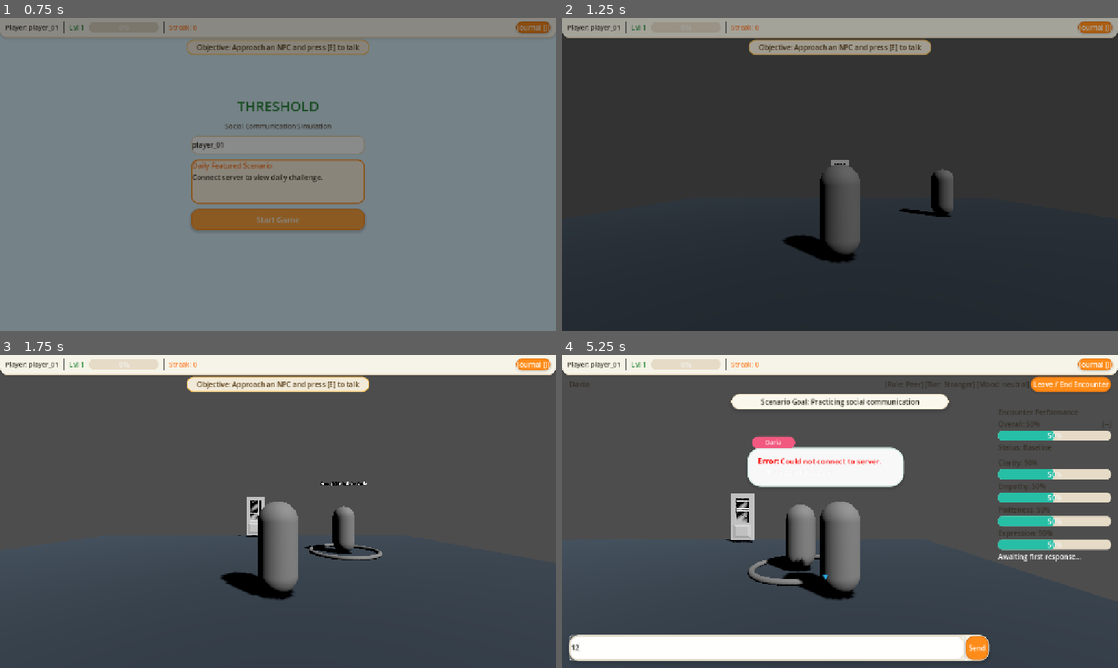
Above: before the commit, frames 1-4 (two rows, left to right).
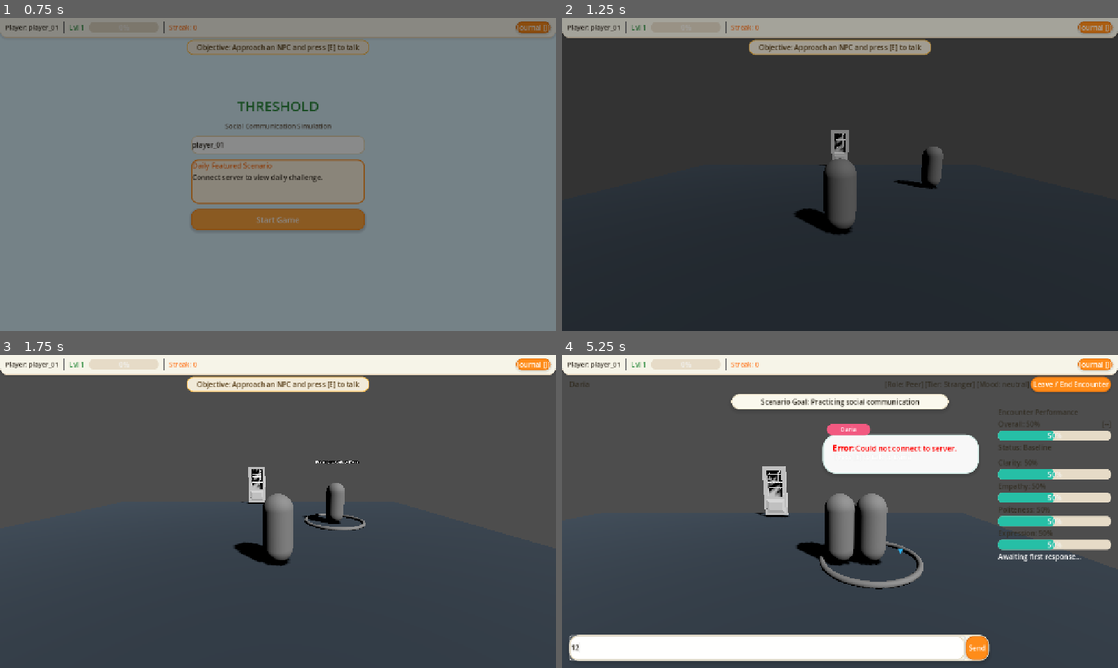
Above: after the commit, the same moments.

Repository: ahmad-ovh/THRESHOLD
Game: Godot game, scene res://scenes/main_menu/MainMenu.tscn
Same seed, same stepped clock (60 frames per second), same inputs: the game is played once before the commit and once after it.
Inputs (mouse positions are in pixels of both pictures, inside the frame that each line leads up to):
- Up to frame 1 (0.75 s): click "Start Game" at 0.5 s
- Up to frame 2 (1.25 s): no input
- Up to frame 3 (1.75 s): tap E (interact) at 1.25 s; move the mouse to (400, 495) at 1.27 s; hold D (move_right) from 1.28 s (still down); hold E (interact) from 1.28 s (still down); click (400, 495) at 1.42 s
- Up to frame 4 (5.25 s): release D (move_right) at 2 s; release E (interact) at 2 s; drag from (728, 527) to (812, 574) at 2.02 s; click "Journal [J]" at 2.75 s; click "✖" at 3.5 s; tap E (interact) at 4.25 s; move the mouse to (895, 442) at 4.27 s; hold D (move_right) 4.28-5 s; hold J (toggle_journal) 4.28-5 s; click (895, 442) at 4.42 s; click (767, 649) at 5.02 s; type "12" at 5.1 s

Frame 1 is identical in both runs. In frame 2, 2.6% of the frame differs, in the area x 39-71%, y 35-78%; in frame 3, 3.7%; in frame 4, 11%, in the area x 29-75%, y 22-79%.

Commit message:
feat: implement dollhouse side view camera tracking and parallel dialogue character alignment

Diff:
--- a/client/scenes/player/Player3D.gd
+++ b/client/scenes/player/Player3D.gd
@@ -5,20 +5,24 @@
 @export var run_speed: float = 6.5
 @export var acceleration: float = 20.0
 @export var friction: float = 25.0
-@export var mouse_sensitivity: float = 0.003
-@export var min_pitch: float = -50.0 # Degrees looking up
-@export var max_pitch: float = 30.0  # Degrees looking down
+
+# Dollhouse Side Camera Parameters
+@export var camera_follow_speed: float = 5.0
+@export var room_min_x: float = -12.0
+@export var room_max_x: float = 12.0
+@export var room_min_z: float = -8.0
+@export var room_max_z: float = 8.0
 
 @onready var camera_pivot: Node3D = $CameraPivot
 @onready var spring_arm: SpringArm3D = $CameraPivot/SpringArm3D
+@onready var camera_3d: Camera3D = $CameraPivot/SpringArm3D/Camera3D
 @onready var character_mesh: Node3D = $CharacterMesh
 @onready var interaction_detector: Area3D = $InteractionDetector
 
 var gravity: float = ProjectSettings.get_setting("physics/3d/default_gravity", 9.8)
 var current_target: Node3D = null
-var is_orbiting_camera: bool = false
-var default_spring_length: float = 4.0
-var dialogue_spring_length: float = 2.2
+var default_spring_length: float = 5.0
+var dialogue_spring_length: float = 2.6
 
 func _ready() -> void:
 	add_to_group("player")
@@ -26,6 +30,11 @@
 	interaction_detector.area_exited.connect(_on_area_exited)
 	if spring_arm:
 		default_spring_length = spring_arm.spring_length
+	_setup_dollhouse_camera()
+
+func _setup_dollhouse_camera() -> void:
+	# Fixed dollhouse side view angle (-12 degrees pitch, facing straight into room)
+	camera_pivot.rotation_degrees = Vector3(-12.0, 0.0, 0.0)
 
 func _unhandled_input(event: InputEvent) -> void:
 	# Interaction trigger
@@ -39,21 +48,8 @@
 			GameController.hud_ref._toggle_journal()
 			return
 
-	# Right-click mouse drag to orbit camera
-	if event is InputEventMouseButton:
-		if event.button_index == MOUSE_BUTTON_RIGHT:
-			is_orbiting_camera = event.pressed
-			Input.mouse_mode = Input.MOUSE_MODE_CAPTURED if is_orbiting_camera else Input.MOUSE_MODE_VISIBLE
-
-	# Mouse look rotation
-	if is_orbiting_camera and event is InputEventMouseMotion:
-		camera_pivot.rotate_y(-event.relative.x * mouse_sensitivity)
-		var current_pitch = camera_pivot.rotation_degrees.x
-		var new_pitch = clamp(current_pitch - event.relative.y * mouse_sensitivity * 50.0, min_pitch, max_pitch)
-		camera_pivot.rotation_degrees.x = new_pitch
-
 func _physics_process(delta: float) -> void:
-	# Apply gravity (no jumping in this story game)
+	# Apply gravity
 	if not is_on_floor():
 		velocity.y -= gravity * delta
 
@@ -64,10 +60,8 @@
 	if EncounterManager and EncounterManager.current_state != EncounterManager.State.LOBBY:
 		can_move = false
 
-	# Camera Dialogue Framing Interpolation
-	if spring_arm:
-		var target_len = dialogue_spring_length if not can_move else default_spring_length
-		spring_arm.spring_length = lerp(spring_arm.spring_length, target_len, 6.0 * delta)
+	# Dollhouse Side Camera Tracking & Dialogue Zoom Interpolation
+	_update_dollhouse_camera(delta, can_move)
 
 	if can_move:
 		_handle_ground_movement(delta)
@@ -75,6 +69,27 @@
 		_apply_friction(delta)
 
 	move_and_slide()
+
+func _update_dollhouse_camera(delta: float, can_move: bool) -> void:
+	if not spring_arm or not camera_pivot:
+		return
+
+	if can_move:
+		# Smooth follow player with delay, clamped to room boundaries
+		var target_x = clamp(global_position.x, room_min_x, room_max_x)
+		var target_z = clamp(global_position.z, room_min_z, room_max_z)
+		camera_pivot.global_position.x = lerp(camera_pivot.global_position.x, target_x, camera_follow_speed * delta)
+		camera_pivot.global_position.z = lerp(camera_pivot.global_position.z, target_z + 1.2, camera_follow_speed * delta)
+		spring_arm.spring_length = lerp(spring_arm.spring_length, default_spring_length, camera_follow_speed * delta)
+	else:
+		# Dialogue camera tween: Center between player and NPC side-by-side
+		var npcs = get_tree().get_nodes_in_group("npcs")
+		if npcs.size() > 0:
+			var target_npc = npcs[0]
+			var mid_point = (global_position + target_npc.global_position) / 2.0
+			camera_pivot.global_position.x = lerp(camera_pivot.global_position.x, mid_point.x, camera_follow_speed * delta)
+			camera_pivot.global_position.z = lerp(camera_pivot.global_position.z, mid_point.z + 0.8, camera_follow_speed * delta)
+		spring_arm.spring_length = lerp(spring_arm.spring_length, dialogue_spring_length, camera_follow_speed * delta)
 
 func _handle_ground_movement(delta: float) -> void:
 	var raw_input = Input.get_vector("move_left", "move_right", "move_forward", "move_backward")
@@ -84,10 +99,8 @@
 	var is_running = Input.is_action_pressed("sprint") or Input.is_key_pressed(KEY_SHIFT)
 	var target_speed = run_speed if is_running else walk_speed
 
-	# Calculate direction relative to camera facing
-	var camera_basis = camera_pivot.global_transform.basis
-	var direction = (camera_basis * Vector3(raw_input.x, 0, raw_input.y)).normalized()
-	direction.y = 0
+	# Move in dollhouse 2.5D space relative to fixed camera facing
+	var direction = Vector3(raw_input.x, 0, raw_input.y).normalized()
 
 	if direction.length_squared() > 0.01:
 		velocity.x = move_toward(velocity.x, direction.x * target_speed, acceleration * delta)
--- a/client/singletons/EncounterManager.gd
+++ b/client/singletons/EncounterManager.gd
@@ -25,28 +25,24 @@
 			target_npc = npc
 			break
 
-	# Calculate natural conversational standing position (1.8m distance) & face-to-face alignment
+	# Calculate parallel side-by-side standing position relative to dollhouse side camera view
 	if target_npc and player:
-		var diff = player.global_position - target_npc.global_position
-		diff.y = 0.0
-		if diff.length() < 0.1:
-			diff = Vector3(0, 0, 1.8)
-		var target_pos = target_npc.global_position + diff.normalized() * 1.8
+		# Player stands to the left (-1.6m on X axis relative to NPC)
+		var standing_offset = Vector3(-1.6, 0.0, 0.0)
+		var target_pos = target_npc.global_position + standing_offset
 
-		# Smoothly glide player to standing spot
+		# Smoothly glide player to parallel standing spot
 		var tween = create_tween().set_parallel(true).set_trans(Tween.TRANS_QUAD).set_ease(Tween.EASE_OUT)
 		tween.tween_property(player, "global_position:x", target_pos.x, 0.4)
 		tween.tween_property(player, "global_position:z", target_pos.z, 0.4)
 
-		# Face characters toward each other
+		# Rotate both characters sideways to face each other across the camera view
 		if player.has_node("CharacterMesh"):
 			var p_mesh = player.get_node("CharacterMesh")
-			var p_angle = atan2(-(target_npc.global_position.x - target_pos.x), -(target_npc.global_position.z - target_pos.z))
-			p_mesh.rotation.y = p_angle
+			p_mesh.rotation_degrees.y = 90.0 # Facing right toward NPC
 		if target_npc.has_node("MeshContainer"):
 			var npc_mesh = target_npc.get_node("MeshContainer")
-			var npc_angle = atan2(-(target_pos.x - target_npc.global_position.x), -(target_pos.z - target_npc.global_position.z))
-			npc_mesh.rotation.y = npc_angle
+			npc_mesh.rotation_degrees.y = -90.0 # Facing left toward Player
 
 	# Instantly show Dialogue UI in Connecting mode
 	_ensure_dialogue_ui()
